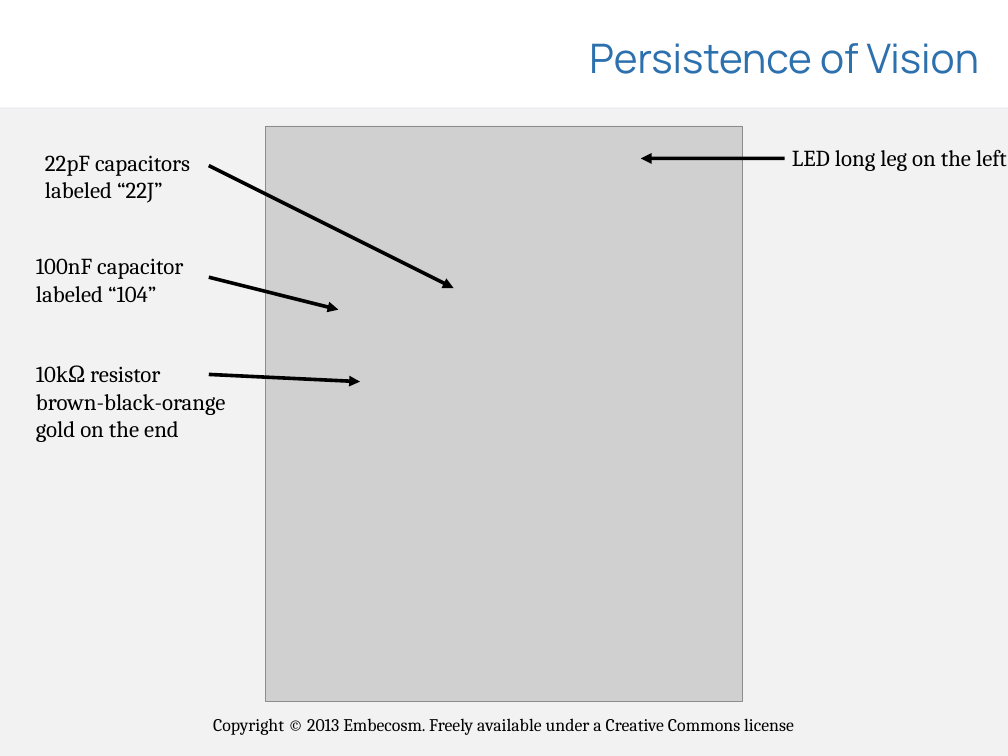
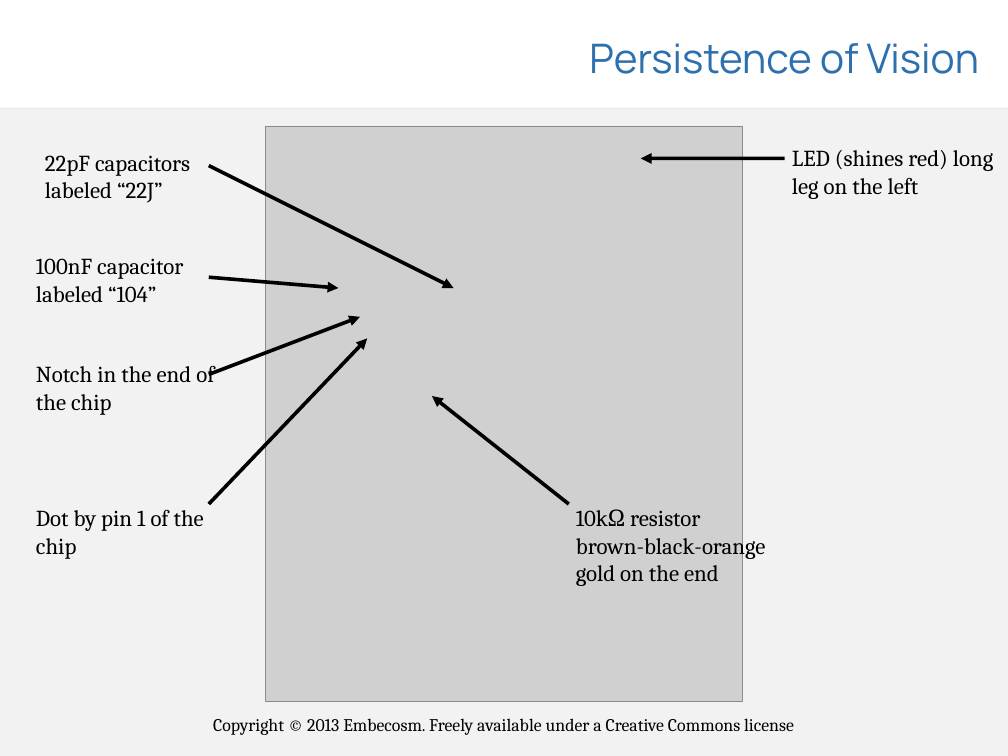
Before and after one commit to embecosm/shrimp-pov, a slide deck: slide 6 of presentations/shrimp-pov.odp. Drawn at 1008x756 pixels with LibreOffice and Linux fonts; fonts in the diff are those of the drawing; grey boxes stand for pictures; background and template pictures are left out. Boxes give left, top, right and bottom in pixels: in the first picture for what was removed or moved away, otherwise in the second. Text is boxed around its words. In the diff, an @@ line names an element or a change of style, - is before the commit and + after.

```diff
--- a/presentations/shrimp-pov.odp
+++ b/presentations/shrimp-pov.odp
@@ text at [792,150,993,199]: text changed @@
-LED long leg on the left
+LED (shines red) long leg on the left
@@ arrow moved from (209, 277) - (338, 310) to (209, 277) - (338, 288) @@
@@ arrow moved from (209, 374) - (360, 381) to (209, 374) - (360, 316) @@
@@ arrow added from (209, 504) to (368, 338), #000000 2.83 pt @@
@@ text added at [36,365,214,415], 18 pt, text #000000 @@
+Notch in the end of the chip
@@ arrow added from (569, 504) to (432, 396), #000000 2.83 pt @@
@@ text added at [36,509,204,559], 18 pt, text #000000 @@
+Dot by pin 1 of the chip
@@ text "10kΩ resistor": place and size @@
-text "10kΩ resistor" at [36,366,226,442]
+text "10kΩ resistor" at [576,510,766,586]
```
Also in this commit, not shown: 2 other slides changed, 1 slide added, 2 slides removed, 11 other files.
